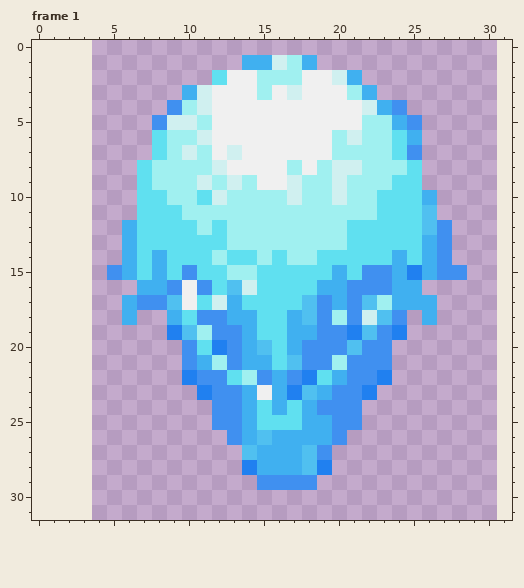
One commit to this animated GIF sprite: 32Laser.gif. That is the earlier state.
The file is 27x32 pixels. Shown: frame 1. The old version is drawn lined up with the new one, on the new canvas. The commit also changed other frames, which this record leaves out.
Once edited:
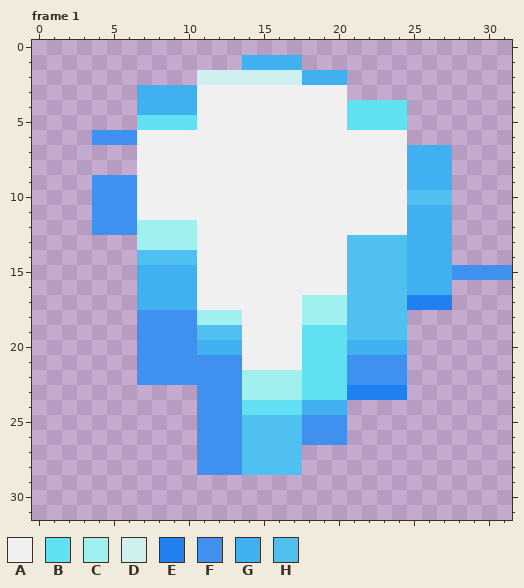
Palette (. is transparent): A #f0f0f0  B #60e0f0  C #a0f0f0  D #d0f0f0  E #2080f0  F #4090f0  G #40b0f0  H #50c0f0
Change:
canvas 27x32 -> 32x32, the old top-left corner now at 4,0
--- frame 1
@@ x 0..31 @@
  0 ................................
- 1 ..............GGDCG.............
- 2 ............BAACCCAADG..........
- 3 ..........GDAAACADAAACG.........
- 4 .........FCDAAAAAAAAAADGF.......
- 5 ........FDDCAAAAAAAAAACCGF......
- 6 ........BCCDAAAAAAAACDCCBG......
- 7 ........BCDCADAAAAAACCCCBF......
- 8 .......BCCCCDAAAACACDDCCCB......
- 9 .......BCCCDCDCAADCCDCCCBB......
-10 .......BBCCBDCCCCDCCDCCBBBG.....
-11 .......BBBCCCCCCCCCCCCCBBBH.....
-12 ......GBBBBCBCCCCCCCCBBBBBHF....
-13 ......GBBBBBBCCCCCCCCBBBBBGF....
-14 ......GBGBBBCBBCBCCBBBBBGBGF....
-15 .....FGBGBFBBCCBBBBBGBFFGEGFF...
-16 .......GGFAFBHDBBBBGGFFFGG......
-17 ......GFFHABDGBBBBHFGFHCGGG.....
-18 ......G..GBFFGGBBGHFCFDHF.G.....
-19 .........EHCFFGBBGGFFEHFE.......
-20 ..........FBEFGHBGFFFHFF........
-21 ..........FGCFGGBHFFCFFF........
-22 ..........EFFBCFGFEBGFFE........
-23 ...........EFFGAGEHGFFE.........
-24 ............FFGBGBGFFF..........
-25 ............FFGBBBGGFF..........
-26 .............FGHGGGGF...........
-27 ..............HGGGHF............
-28 ..............EGGGHE............
-29 ...............FFFF.............
+ 1 ..............GGGG..............
+ 2 ...........DDDDDDDGGG...........
+ 3 .......GGGGAAAAAAAAAA...........
+ 4 .......GGGGAAAAAAAAAABBBB.......
+ 5 .......BBBBAAAAAAAAAABBBB.......
+ 6 ....FFFAAAAAAAAAAAAAAAAAA.......
+ 7 .......AAAAAAAAAAAAAAAAAAGGG....
+ 8 .......AAAAAAAAAAAAAAAAAAGGG....
+ 9 ....FFFAAAAAAAAAAAAAAAAAAGGG....
+10 ....FFFAAAAAAAAAAAAAAAAAAHHH....
+11 ....FFFAAAAAAAAAAAAAAAAAAGGG....
+12 ....FFFCCCCAAAAAAAAAAAAAAGGG....
+13 .......CCCCAAAAAAAAAAHHHHGGG....
+14 .......HHHHAAAAAAAAAAHHHHGGG....
+15 .......GGGGAAAAAAAAAAHHHHGGGFFFF
+16 .......GGGGAAAAAAAAAAHHHHGGG....
+17 .......GGGGAAAAAAACCCHHHHEEE....
+18 .......FFFFCCCAAAACCCHHHH.......
+19 .......FFFFHHHAAAABBBHHHH.......
+20 .......FFFFGGGAAAABBBGGGG.......
+21 .......FFFFFFFAAAABBBFFFF.......
+22 .......FFFFFFFCCCCBBBFFFF.......
+23 ...........FFFCCCCBBBEEEE.......
+24 ...........FFFBBBBGGG...........
+25 ...........FFFHHHHFFF...........
+26 ...........FFFHHHHFFF...........
+27 ...........FFFHHHH..............
+28 ...........FFFHHHH..............
+29 ................................
 30 ................................
Boxes around the changes in both pictures, in picture pixels (x1, y1, x2, y2):
changed: (92, 55, 512, 490)
